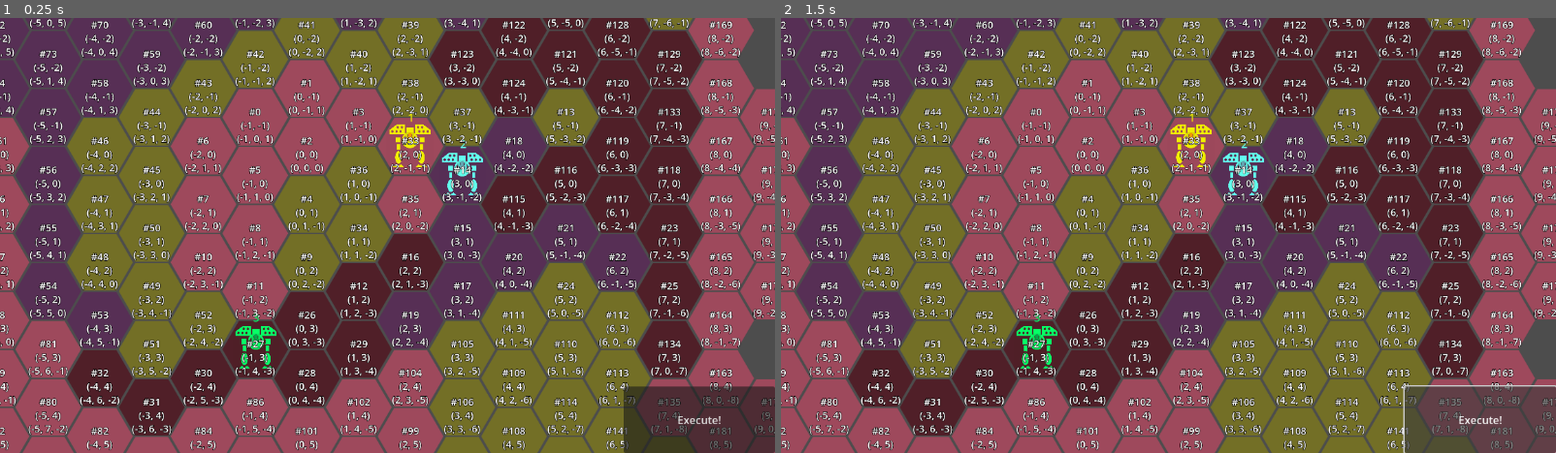
Above: before the commit, frames 1-2 (left to right).
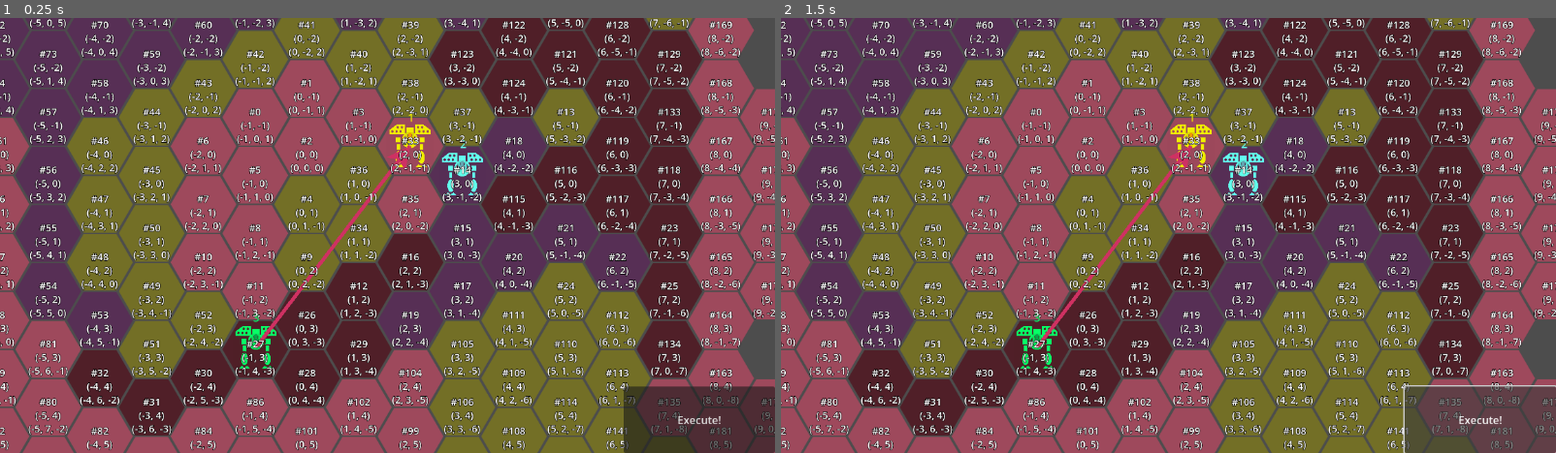
Above: after the commit, the same moments.

Repository: ArokhSlade/confetticore
Game: Godot game, scene res://experimental/gerald/input_architecture_test/test_game.tscn
Two runs of this game, one before a commit and one after it. Both use one fixed random seed, a clock stepped at 60 frames per second and the inputs below. This scene is started directly instead of the project's main scene.
Inputs:
- Up to frame 1 (0.25 s): no input
- Up to frame 2 (1.5 s): click "Execute!" at 0.5 s; click "Execute!" at 1.25 s

The runs differ from the first frame. In frame 1, 0.3% of the frame differs, in the area x 32-54%, y 29-76%; in frame 2, 0.3%.
Error before the commit: Invalid access to property or key 'affiliation' on a base object of type 'Nil'. (res://player/ai_player/ai_player.gd:44)

Commit message:
[BIG] working new architecture for Commanders owning UI/AI

Diff:
--- a/commander/Commander.tscn
+++ b/commander/Commander.tscn
@@ -2,5 +2,5 @@
 
 [ext_resource type="Script" uid="uid://2kolywk56710" path="res://commander/commander.gd" id="1_33bh4"]
 
-[node name="Commander" type="Node"]
+[node name="Commander" type="Node2D"]
 script = ExtResource("1_33bh4")
--- /dev/null
+++ b/commander/ai_commander.gd
@@ -0,0 +1,24 @@
+extends Commander
+
+class InitData:
+	var hex_map : HexMap
+	var all_mechs : Node ## has_method("get_mechs")
+
+	func _init(in_hex_map, in_all_mechs):
+		self.hex_map = in_hex_map
+		self.all_mechs = in_all_mechs
+
+
+@onready var ai_player = $AIPlayer
+
+var all_mechs : Node
+
+func setup(init_data):
+	super(init_data.hex_map)
+	ai_player.setup(init_data.all_mechs, init_data.hex_map)
+
+func give_orders():
+	ai_player.give_orders()
+
+func _on_ai_player_order_created(order):
+	give_order(order)
--- /dev/null
+++ b/commander/ai_commander.tscn
@@ -0,0 +1,13 @@
+[gd_scene load_steps=4 format=3 uid="uid://dgma82407c7wk"]
+
+[ext_resource type="PackedScene" uid="uid://2ut7rwjclkjb" path="res://commander/commander.tscn" id="1_1ompx"]
+[ext_resource type="PackedScene" uid="uid://dmh7amuaaqpmd" path="res://player/ai_player/ai_player.tscn" id="2_q2ml4"]
+[ext_resource type="Script" uid="uid://cj224204rroa4" path="res://commander/ai_commander.gd" id="2_syb1v"]
+
+[node name="AICommander" instance=ExtResource("1_1ompx")]
+script = ExtResource("2_syb1v")
+
+[node name="AIPlayer" parent="." index="0" node_paths=PackedStringArray("ai_commander") instance=ExtResource("2_q2ml4")]
+ai_commander = NodePath("..")
+
+[connection signal="order_created" from="AIPlayer" to="." method="_on_ai_player_order_created"]
--- a/commander/commander.gd
+++ b/commander/commander.gd
@@ -1,9 +1,26 @@
 extends Node
 class_name Commander
 
-signal order_given(order)
+@export var mechs : Mechs
 
-@export var affiliation : Mech.Affiliation = Mech.Affiliation.RED
+func setup(hex_map):
+	mechs.setup(hex_map, self)
 
 func give_order(order):
-	order_given.emit(order)
+	mechs.update_order(order)
+
+func get_mechs():
+	var result = mechs.get_mechs()
+	return result
+
+func start_execution():
+	mechs.start_execution()
+
+func execute_tick():
+	mechs.execute_tick()
+
+func stop_execution():
+	mechs.stop_execution()
+
+func _to_string():
+	return name
--- /dev/null
+++ b/commander/commanders.gd
@@ -0,0 +1,61 @@
+extends Node2D
+
+const PlayerCommander = preload("res://commander/player_commander.gd")
+const AICommander = preload("res://commander/ai_commander.gd")
+
+var player_commander : PlayerCommander
+var ai_commanders :  Array[AICommander]
+
+
+func setup(hex_map):
+	setup_player_commander(hex_map)
+	setup_ai_commanders(hex_map)
+
+
+func setup_player_commander(hex_map):
+	player_commander = null
+	for commander : Commander in get_children():
+		if commander is PlayerCommander:
+			player_commander = commander
+			break
+
+	if player_commander:
+		player_commander.setup(hex_map)
+	else:
+		push_warning("this Commanders has no player_commander")
+
+
+func setup_ai_commanders(hex_map):
+	var all_mechs = self
+	var init_data = AICommander.InitData.new(hex_map, all_mechs)
+
+	ai_commanders = []
+	for commander : Commander in get_children():
+		if commander is AICommander:
+			commander.setup(init_data)
+			ai_commanders.append(commander)
+
+
+func get_mechs():
+	var result = []
+	for mechs_owner in get_children():
+		assert(mechs_owner.has_method("get_mechs"))
+		result.append_array(mechs_owner.get_mechs())
+	return result
+
+
+func start_execution():
+	for commander : Commander in get_children():
+		commander.start_execution()
+
+func execute_tick():
+	for commander : Commander in get_children():
+		commander.execute_tick()
+
+func stop_execution():
+	for commander : Commander in get_children():
+		commander.stop_execution()
+
+func let_ai_give_orders():
+	for commander : AICommander in ai_commanders:
+		commander.give_orders()
--- /dev/null
+++ b/commander/player_commander.gd
@@ -0,0 +1,13 @@
+extends Commander
+
+@onready var player_input = $PlayerInput
+
+func setup(hex_map):
+	super(hex_map)
+	player_input.setup(hex_map, self)
+
+func _on_player_input_order_created(order):
+	give_order(order)
+
+func get_data():
+	return player_input.get_data()
--- /dev/null
+++ b/commander/player_commander.tscn
@@ -0,0 +1,14 @@
+[gd_scene load_steps=4 format=3 uid="uid://d10hfcl2bu5bw"]
+
+[ext_resource type="PackedScene" uid="uid://2ut7rwjclkjb" path="res://commander/commander.tscn" id="1_g0o5g"]
+[ext_resource type="PackedScene" uid="uid://dc5y0yr8gi5cp" path="res://ui/player_input/player_input.tscn" id="2_7nes6"]
+[ext_resource type="Script" uid="uid://doupx0vjbphmf" path="res://commander/player_commander.gd" id="2_ikmyb"]
+
+[node name="PlayerCommander" instance=ExtResource("1_g0o5g")]
+script = ExtResource("2_ikmyb")
+
+[node name="PlayerInput" parent="." index="0" instance=ExtResource("2_7nes6")]
+
+[connection signal="mech_deselected" from="PlayerInput" to="." method="_on_player_input_mech_deselected"]
+[connection signal="mech_selected" from="PlayerInput" to="." method="_on_player_input_mech_selected"]
+[connection signal="order_created" from="PlayerInput" to="." method="_on_player_input_order_created"]
--- a/game/game.gd
+++ b/game/game.gd
@@ -4,23 +4,29 @@
 @export var level : Level
 @export var tick_duration : float = .5
 @export var ui : UI
-@export var ai : AIPlayer
 @export var tick_timer : Timer
 
+
 var tick_count = 0
+var player_input : PlayerInput
 
 class GameData:
 	var ticks_per_turn = 0
 	var tick_count = 0
 	var orders = []
+	var selected_mech = null
 
 
 func _ready():
 	level.setup()
+	player_input = level.get_player_commander().player_input
 	var hex_map = level.get_hex_map()
-	ui.setup(hex_map)
+
+	var player_commander = level.get_player_commander()
+	ui.setup(hex_map, player_commander)
 	ui.switch_to_planning_mode()
-	ai.setup(level.mechs, level.hex_map)
+
+
 	DEBUG_initiate_planning_mode_for_the_first_time()
 
 func _process(_delta):
@@ -28,18 +34,19 @@
 	game_data.tick_count = tick_count
 	game_data.ticks_per_turn = level.ticks_per_turn
 	game_data.orders = _get_orders()
+	game_data.selected_mech = player_input.selected_mech
 
 	ui.update(game_data)
 
 func _get_orders():
-	var mechs = level.mechs.get_mechs()
+	var mechs = level.get_all_mechs()
 	var orders = []
 	for mech : Mech in mechs:
 		orders.append(mech.order)
 	return orders
 
 func DEBUG_initiate_planning_mode_for_the_first_time():
-	ai.give_orders()
+	level.let_ai_give_orders()
 
 func start_execution_phase():
 	level.start_execution()
@@ -55,7 +62,7 @@
 	level.stop_execution()
 	tick_timer.stop()
 	tick_count = 0
-	ai.give_orders()
+	level.let_ai_give_orders()
 	ui.switch_to_planning_mode()
 
 func _on_ui_execute_phase_requested():
@@ -66,6 +73,3 @@
 	execute_tick()
 	if tick_count == level.ticks_per_turn:
 		start_planning_phase()
-
-func _on_commander_order_given(order):
-	level.update_order(order)
--- a/game/game.tscn
+++ b/game/game.tscn
@@ -1,36 +1,20 @@
-[gd_scene load_steps=6 format=3 uid="uid://cbewjrret8wkg"]
+[gd_scene load_steps=4 format=3 uid="uid://cbewjrret8wkg"]
 
 [ext_resource type="Script" uid="uid://bkyplmgv0gi68" path="res://game/game.gd" id="1_fc0e3"]
-[ext_resource type="PackedScene" uid="uid://dqnfsgb18u6f6" path="res://level/level.tscn" id="1_feb5d"]
-[ext_resource type="PackedScene" uid="uid://2ut7rwjclkjb" path="res://commander/Commander.tscn" id="4_dxrkv"]
-[ext_resource type="PackedScene" uid="uid://dmh7amuaaqpmd" path="res://player/ai_player/ai_player.tscn" id="6_dakft"]
+[ext_resource type="PackedScene" uid="uid://dqnfsgb18u6f6" path="res://level/level.tscn" id="2_h7iqs"]
 [ext_resource type="PackedScene" uid="uid://bgauqy5f3cvfo" path="res://ui/ui.tscn" id="6_mfdv2"]
 
-[node name="Game" type="Node" node_paths=PackedStringArray("level", "ui", "ai", "tick_timer")]
+[node name="Game" type="Node" node_paths=PackedStringArray("level", "ui", "tick_timer")]
 script = ExtResource("1_fc0e3")
 level = NodePath("Level")
 ui = NodePath("UI")
-ai = NodePath("AIPlayer")
 tick_timer = NodePath("TickTimer")
 
-[node name="Level" parent="." instance=ExtResource("1_feb5d")]
+[node name="Level" parent="." instance=ExtResource("2_h7iqs")]
 
-[node name="UI" parent="." node_paths=PackedStringArray("player_commander") instance=ExtResource("6_mfdv2")]
-player_commander = NodePath("Commander")
-
-[node name="Commander" parent="UI" instance=ExtResource("4_dxrkv")]
-
-[node name="AIPlayer" parent="." node_paths=PackedStringArray("ai_commander") instance=ExtResource("6_dakft")]
-ai_commander = NodePath("Commander")
-
-[node name="Commander" parent="AIPlayer" instance=ExtResource("4_dxrkv")]
-affiliation = 2
+[node name="UI" parent="." instance=ExtResource("6_mfdv2")]
 
 [node name="TickTimer" type="Timer" parent="."]
 
 [connection signal="execute_phase_requested" from="UI" to="." method="_on_ui_execute_phase_requested"]
-[connection signal="order_created" from="UI" to="UI/Commander" method="give_order"]
-[connection signal="order_given" from="UI/Commander" to="." method="_on_commander_order_given"]
-[connection signal="order_created" from="AIPlayer" to="AIPlayer/Commander" method="give_order"]
-[connection signal="order_given" from="AIPlayer/Commander" to="." method="_on_commander_order_given"]
 [connection signal="timeout" from="TickTimer" to="." method="_on_tick_timer_timeout"]
--- a/level/level.gd
+++ b/level/level.gd
@@ -9,23 +9,26 @@
 	PLAN,
 	EXECUTE
 }
+@onready var commanders = $Commanders
 
 @export var state = GameState.PLAN
 @export var hex_map : HexMap
-@export var mechs : Mechs
 @export var tick_timer : Timer
 @export var ticks_per_turn : int = 5
+
+func get_player_commander():
+	return commanders.player_commander
 
 func get_hex_map():
 	return hex_map
 
 func setup():
-	mechs.setup()
+	commanders.setup(hex_map)
 	add_mechs_to_hex_data()
 
+
 func add_mechs_to_hex_data():
-	#TODO(ArokhSlade, 2025 08 09): composite pattern?
-	for mech in mechs.get_mechs():
+	for mech in commanders.get_mechs():
 		add_mech_to_hex_data(mech)
 #
 func add_mech_to_hex_data(mech : Mech):
@@ -34,18 +37,19 @@
 	hex.occupant = mech
 
 func start_execution():
-	mechs.start_execution()
+	commanders.start_execution()
 	state = GameState.EXECUTE
 
 func execute_tick():
-	mechs.execute_tick()
+	commanders.execute_tick()
 
 func stop_execution():
-	mechs.stop_execution()
+	commanders.stop_execution()
 	state = GameState.PLAN
 
-func update_mech_orders(mech, target):
-	mechs.update_mech_orders(mech, target)
+func let_ai_give_orders():
+	commanders.let_ai_give_orders()
 
-func update_order(order):
-	mechs.update_order(order)
+func get_all_mechs():
+	var result = commanders.get_mechs()
+	return result
--- a/level/level.tscn
+++ b/level/level.tscn
@@ -1,11 +1,14 @@
-[gd_scene load_steps=9 format=4 uid="uid://dqnfsgb18u6f6"]
+[gd_scene load_steps=12 format=4 uid="uid://dqnfsgb18u6f6"]
 
-[ext_resource type="Script" uid="uid://cm32e6mlc1jmk" path="res://level/level.gd" id="1_0b4ue"]
+[ext_resource type="Script" uid="uid://cm32e6mlc1jmk" path="res://level/level.gd" id="1_0v1st"]
 [ext_resource type="Texture2D" uid="uid://c3tqvwb12rhq3" path="res://addons/hexagon_tilemaplayer/demo/tile_vertical.png" id="1_vonw3"]
-[ext_resource type="Script" uid="uid://bpjinj1osdng4" path="res://level/hex_map.gd" id="3_1ainy"]
+[ext_resource type="Script" uid="uid://bpjinj1osdng4" path="res://level/hex_map.gd" id="3_6gtgk"]
 [ext_resource type="PackedScene" uid="uid://30ubfbepehwu" path="res://mech/mech.tscn" id="3_oi3di"]
 [ext_resource type="PackedScene" uid="uid://unqo5f8jesjm" path="res://mech/mechs.tscn" id="4_1ainy"]
+[ext_resource type="Script" uid="uid://crcp1r80hh2aw" path="res://commander/commanders.gd" id="4_6gtgk"]
+[ext_resource type="PackedScene" uid="uid://d10hfcl2bu5bw" path="res://commander/player_commander.tscn" id="5_6gtgk"]
 [ext_resource type="PackedScene" uid="uid://c36lqqsnbslbl" path="res://pilot/pilot.tscn" id="5_f2txt"]
+[ext_resource type="PackedScene" uid="uid://dgma82407c7wk" path="res://commander/ai_commander.tscn" id="8_0v1st"]
 
 [sub_resource type="TileSetAtlasSource" id="TileSetAtlasSource_8yx6j"]
 texture = ExtResource("1_vonw3")
@@ -38,33 +41,41 @@
 custom_data_layer_0/type = 3
 sources/2 = SubResource("TileSetAtlasSource_8yx6j")
 
-[node name="Level" type="Node2D" node_paths=PackedStringArray("hex_map", "mechs")]
-script = ExtResource("1_0b4ue")
+[node name="Level" type="Node2D" node_paths=PackedStringArray("hex_map")]
+script = ExtResource("1_0v1st")
 hex_map = NodePath("HexMap")
-mechs = NodePath("Mechs")
 
 [node name="HexMap" type="TileMapLayer" parent="."]
 tile_map_data = PackedByteArray("AAD/////AgAAAAAAAAAAAP//AgAAAAAAAAAAAAAAAgAAAAAAAAABAP//AgAAAAAAAAAAAAEAAgAAAAAAAgD//w …(3792 unchanged characters)…
 tile_set = SubResource("TileSet_dhmdd")
-script = ExtResource("3_1ainy")
+script = ExtResource("3_6gtgk")
 pathfinding_enabled = true
 debug_mode = 1
 metadata/_custom_type_script = "uid://buj6ft1vvdf2f"
 
-[node name="Mechs" parent="." node_paths=PackedStringArray("hex_map") instance=ExtResource("4_1ainy")]
-hex_map = NodePath("../HexMap")
+[node name="Camera2D" type="Camera2D" parent="."]
+position = Vector2(317, 326)
+zoom = Vector2(0.54, 0.54)
 
-[node name="Mech" parent="Mechs" node_paths=PackedStringArray("pilot") instance=ExtResource("3_oi3di")]
+[node name="Commanders" type="Node2D" parent="."]
+script = ExtResource("4_6gtgk")
+
+[node name="PlayerCommander" parent="Commanders" node_paths=PackedStringArray("mechs") instance=ExtResource("5_6gtgk")]
+mechs = NodePath("Mechs")
+
+[node name="Mechs" parent="Commanders/PlayerCommander" instance=ExtResource("4_1ainy")]
+
+[node name="Mech" parent="Commanders/PlayerCommander/Mechs" node_paths=PackedStringArray("pilot") instance=ExtResource("3_oi3di")]
 modulate = Color(0.941293, 0.937934, 7.70092e-07, 1)
 position = Vector2(379, 79)
 pilot = NodePath("Pilot")
 
-[node name="Pilot" parent="Mechs/Mech" instance=ExtResource("5_f2txt")]
+[node name="Pilot" parent="Commanders/PlayerCommander/Mechs/Mech" instance=ExtResource("5_f2txt")]
 position = Vector2(0, -26)
 call_sign = "gerald"
 experience = 1336
 
-[node name="Label" type="Label" parent="Mechs/Mech"]
+[node name="Label" type="Label" parent="Commanders/PlayerCommander/Mechs/Mech"]
 offset_left = -39.0
 offset_top = -100.0
 offset_right = 45.0
@@ -74,17 +85,17 @@
 horizontal_alignment = 1
 vertical_alignment = 1
 
-[node name="Mech2" parent="Mechs" node_paths=PackedStringArray("pilot") instance=ExtResource("3_oi3di")]
+[node name="Mech2" parent="Commanders/PlayerCommander/Mechs" node_paths=PackedStringArray("pilot") instance=ExtResource("3_oi3di")]
 modulate = Color(0.384608, 1, 0.93165, 1)
 position = Vector2(523, 157)
 pilot = NodePath("Pilot")
 
-[node name="Pilot" parent="Mechs/Mech2" instance=ExtResource("5_f2txt")]
+[node name="Pilot" parent="Commanders/PlayerCommander/Mechs/Mech2" instance=ExtResource("5_f2txt")]
 position = Vector2(0, -26)
 call_sign = "gerald"
 experience = 1336
 
-[node name="Label" type="Label" parent="Mechs/Mech2"]
+[node name="Label" type="Label" parent="Commanders/PlayerCommander/Mechs/Mech2"]
 offset_left = -39.0
 offset_top = -105.0
 offset_right = 45.0
@@ -94,19 +105,23 @@
 horizontal_alignment = 1
 vertical_alignment = 1
 
-[node name="Mech3" parent="Mechs" node_paths=PackedStringArray("pilot") instance=ExtResource("3_oi3di")]
+[node name="AICommander" parent="Commanders" node_paths=PackedStringArray("mechs") instance=ExtResource("8_0v1st")]
+mechs = NodePath("Mechs")
+
+[node name="Mechs" parent="Commanders/AICommander" instance=ExtResource("4_1ainy")]
+
+[node name="Mech3" parent="Commanders/AICommander/Mechs" node_paths=PackedStringArray("pilot") instance=ExtResource("3_oi3di")]
 modulate = Color(0.03, 1, 0.401833, 1)
 position = Vector2(-45, 635)
 pilot = NodePath("Pilot")
-affiliation = 2
 metadata/_edit_group_ = true
 
-[node name="Pilot" parent="Mechs/Mech3" instance=ExtResource("5_f2txt")]
+[node name="Pilot" parent="Commanders/AICommander/Mechs/Mech3" instance=ExtResource("5_f2txt")]
 position = Vector2(0, -26)
 call_sign = "gerald"
 experience = 1336
 
-[node name="Label" type="Label" parent="Mechs/Mech3"]
+[node name="Label" type="Label" parent="Commanders/AICommander/Mechs/Mech3"]
 offset_left = -41.0
 offset_top = -104.0
 offset_right = 43.0
@@ -115,7 +130,3 @@
 text = "3"
 horizontal_alignment = 1
 vertical_alignment = 1
-
-[node name="Camera2D" type="Camera2D" parent="."]
-position = Vector2(317, 326)
-zoom = Vector2(0.54, 0.54)
--- a/mech/mech.gd
+++ b/mech/mech.gd
@@ -1,11 +1,5 @@
 extends Node2D
 class_name Mech
-
-enum Affiliation {
-	NONE,
-	RED,
-	BLUE
-}
 
 const Hex = HexMap.Hex
 
@@ -27,7 +21,7 @@
 @export var path_finder : PathFinder
 @export var hp : int = 5
 @export var damage: int = 2
-@export var affiliation = Affiliation.RED
+@export var affiliation : Commander
 @export var attack_range : int = 1
 @export var strategy_builder : StrategyBuilder
 
@@ -42,7 +36,9 @@
 #TODO(ArokhSlade 2025 09 18): obsolete?
 var state : MechState
 
-func setup(in_hex_map):
+func setup(in_hex_map, in_affiliation):
+	affiliation = in_affiliation
+
 	for mech_state : MechState in $States.get_children():
 		mech_state.setup(self)
 	for action : MechAction in $Actions.get_children():
--- a/mech/mechs.gd
+++ b/mech/mechs.gd
@@ -1,12 +1,9 @@
 extends Node2D
 class_name Mechs
 
-@export var hex_map : HexMap
-
-
-func setup():
+func setup(hex_map, affiliation):
 	for mech : Mech in get_children():
-		mech.setup(hex_map)
+		mech.setup(hex_map, affiliation)
 
 func get_mechs():
 	return get_children()
--- a/player/ai_player/ai_player.gd
+++ b/player/ai_player/ai_player.gd
@@ -7,7 +7,7 @@
 
 @onready var order_builder = $OrderBuilder
 
-var all_mechs : Mechs
+var all_mechs : Node
 var hex_map : HexMap
 
 var opposing_mechs : Array[Mech]
@@ -16,6 +16,7 @@
 
 func setup(mechs, in_hex_map):
 	all_mechs = mechs
+	assert(all_mechs.has_method("get_mechs"))
 	hex_map = in_hex_map
 
 func give_orders():
@@ -36,12 +37,12 @@
 
 func get_opposing_mechs():
 	for mech in all_mechs.get_mechs():
-		if mech.affiliation != ai_commander.affiliation:
+		if mech.affiliation != ai_commander:
 			opposing_mechs.append(mech)
 
 func get_owned_mechs():
 	for mech in all_mechs.get_mechs():
-		if mech.affiliation == ai_commander.affiliation:
+		if mech.affiliation == ai_commander:
 			owned_mechs.append(mech)
 
 func pick_target_mech():
--- a/ui/hud/hud.gd
+++ b/ui/hud/hud.gd
@@ -16,8 +16,8 @@
 func setup(hex_map):
 	world_space_hud.setup(hex_map)
 
-func update(game_data, ui_data):
-	current_mode.update(game_data, ui_data)
+func update(game_data):
+	current_mode.update(game_data)
 
 func switch_to_planning_mode():
 	current_mode = planning_mode
--- a/ui/hud/mode/execution_mode.gd
+++ b/ui/hud/mode/execution_mode.gd
@@ -1,8 +1,8 @@
 extends HUDMode
 class_name ExecutionMode
 
-func update(game_data, ui_data):
-	super(game_data, ui_data)
+func update(game_data):
+	super(game_data)
 
 	hud.screen_space_hud.execute_button.disabled = true
 	hud.screen_space_hud.tick_count_display.update(game_data.tick_count, game_data.ticks_per_turn)
--- a/ui/hud/mode/hud_mode.gd
+++ b/ui/hud/mode/hud_mode.gd
@@ -6,5 +6,5 @@
 
 @export var hud : HUD
 
-func update(game_data, ui_data):
-	hud.screen_space_hud.update_mech_info_panel(ui_data.selected_mech)
+func update(game_data):
+	hud.screen_space_hud.update_mech_info_panel(game_data.selected_mech)
--- a/ui/hud/mode/planning_mode.gd
+++ b/ui/hud/mode/planning_mode.gd
@@ -1,8 +1,8 @@
 extends HUDMode
 class_name PlanningMode
 
-func update(game_data, ui_data):
-	super(game_data, ui_data)
+func update(game_data):
+	super(game_data)
 
 	hud.screen_space_hud.execute_button.disabled = false
 	hud.screen_space_hud.tick_count_display.hide()
--- a/ui/hud/screen_space_hud.tscn
+++ b/ui/hud/screen_space_hud.tscn
@@ -21,7 +21,7 @@
 metadata/_edit_use_anchors_ = true
 
 [node name="MechInfoPanel" parent="." instance=ExtResource("2_bwbur")]
-visible = false
+offset_right = 270.0
 
 [node name="TickCountDisplay" parent="." instance=ExtResource("3_1otla")]
 visible = false
--- a/ui/mech_info_panel/mech_info_panel.gd
+++ b/ui/mech_info_panel/mech_info_panel.gd
@@ -3,9 +3,6 @@
 
 @export var move_info_label : Label
 
-func affiliation_name(affiliation: Mech.Affiliation):
-	var result = Mech.Affiliation.find_key(affiliation)
-	return result
-
 func update(mech):
-	move_info_label.text = "Hit Points: %d\nAttack Range: %d\nDamage: %d\nPilot: %s\nAffiliation: %s" % [mech.hp, mech.attack_range, mech.damage, mech.pilot.call_sign, str(affiliation_name(mech.affiliation))]
+	#TODO(ArokhSlade, 2025 10 05): str(affiliation) not working as expected
+	move_info_label.text = "Hit Points: %d\nAttack Range: %d\nDamage: %d\nPilot: %s\nAffiliation: %s" % [mech.hp, mech.attack_range, mech.damage, mech.pilot.call_sign, str(mech.affiliation)]
--- a/ui/mech_info_panel/mech_info_panel.tscn
+++ b/ui/mech_info_panel/mech_info_panel.tscn
@@ -3,7 +3,7 @@
 [ext_resource type="Script" uid="uid://pwy3mhqby7yi" path="res://ui/mech_info_panel/mech_info_panel.gd" id="1_8lom7"]
 
 [node name="MechInfoPanel" type="Panel" node_paths=PackedStringArray("move_info_label")]
-offset_right = 160.0
+offset_right = 245.0
 offset_bottom = 165.0
 script = ExtResource("1_8lom7")
 move_info_label = NodePath("VBoxContainer/MoveInfoLabel")
@@ -28,3 +28,4 @@
 Damage: ?
 Pilot: ?
 Affiliation: ?"
+text_overrun_behavior = 1
--- a/ui/player_input/player_input.gd
+++ b/ui/player_input/player_input.gd
@@ -8,12 +8,13 @@
 @export var neutral_state : PlayerInputState
 @export var ally_mech_selected_state : PlayerInputState
 @export var enemy_mech_selected_state : PlayerInputState
-@export var player_commander : Commander
 @export var order_builder : OrderBuilder
 
-var affiliation : Mech.Affiliation :
+var player_commander : Commander
+
+var affiliation : Commander :
 	get:
-		return player_commander.affiliation
+		return player_commander
 
 var DEBUG_woke_up_once = false
 var dormant = false
--- a/ui/player_input/states/enemy_mech_selected.gd
+++ b/ui/player_input/states/enemy_mech_selected.gd
@@ -9,6 +9,7 @@
 			if mech.affiliation == player_input.affiliation:
 				next_state = super(global_viewport_coords)
 			else:
+				#BUG(ArokhSlade 2025 10 05): updte order
 				player_input.selected_mech = mech
 	return next_state
 
--- a/ui/ui.gd
+++ b/ui/ui.gd
@@ -14,22 +14,20 @@
 class UIData:
 	var selected_mech : Mech = null
 
-func setup(hex_map):
-	player_input.setup(hex_map, player_commander)
+func setup(hex_map, player_commander):
+	#player_input.setup(hex_map, player_commander)
 	hud.setup(hex_map)
 
 func update(game_data):
-	var ui_data = UIData.new()
-	ui_data.selected_mech = player_input.selected_mech
-	hud.update(game_data, ui_data)
+	hud.update(game_data)
 
 func switch_to_planning_mode():
 	hud.switch_to_planning_mode()
-	player_input.wake_up()
+	#player_input.wake_up()
 
 func switch_to_execute_mode():
 	hud.switch_to_execute_mode()
-	player_input.go_to_sleep()
+	#player_input.go_to_sleep()
 
 func update_tick_count_display(tick_count, ticks_per_turn):
 	hud.update_tick_count_display(tick_count, ticks_per_turn)
--- a/ui/ui.tscn
+++ b/ui/ui.tscn
@@ -1,15 +1,11 @@
-[gd_scene load_steps=4 format=3 uid="uid://bgauqy5f3cvfo"]
+[gd_scene load_steps=3 format=3 uid="uid://bgauqy5f3cvfo"]
 
 [ext_resource type="Script" uid="uid://ro6q6pqtraxa" path="res://ui/ui.gd" id="1_wl5ax"]
 [ext_resource type="PackedScene" uid="uid://cy0tppwsy3m2i" path="res://ui/hud/hud.tscn" id="3_vkava"]
-[ext_resource type="PackedScene" uid="uid://dc5y0yr8gi5cp" path="res://ui/player_input/player_input.tscn" id="3_wl5ax"]
 
 [node name="UI" type="Node"]
 script = ExtResource("1_wl5ax")
 
-[node name="PlayerInput" parent="." instance=ExtResource("3_wl5ax")]
-
 [node name="HUD" parent="." instance=ExtResource("3_vkava")]
 
-[connection signal="order_created" from="PlayerInput" to="." method="_on_player_input_order_created"]
 [connection signal="execute_button_pressed" from="HUD" to="." method="_on_hud_execute_button_pressed"]
Not shown, added: commander/ai_commander.gd.uid
Not shown, added: commander/commanders.gd.uid
Not shown, added: commander/player_commander.gd.uid
